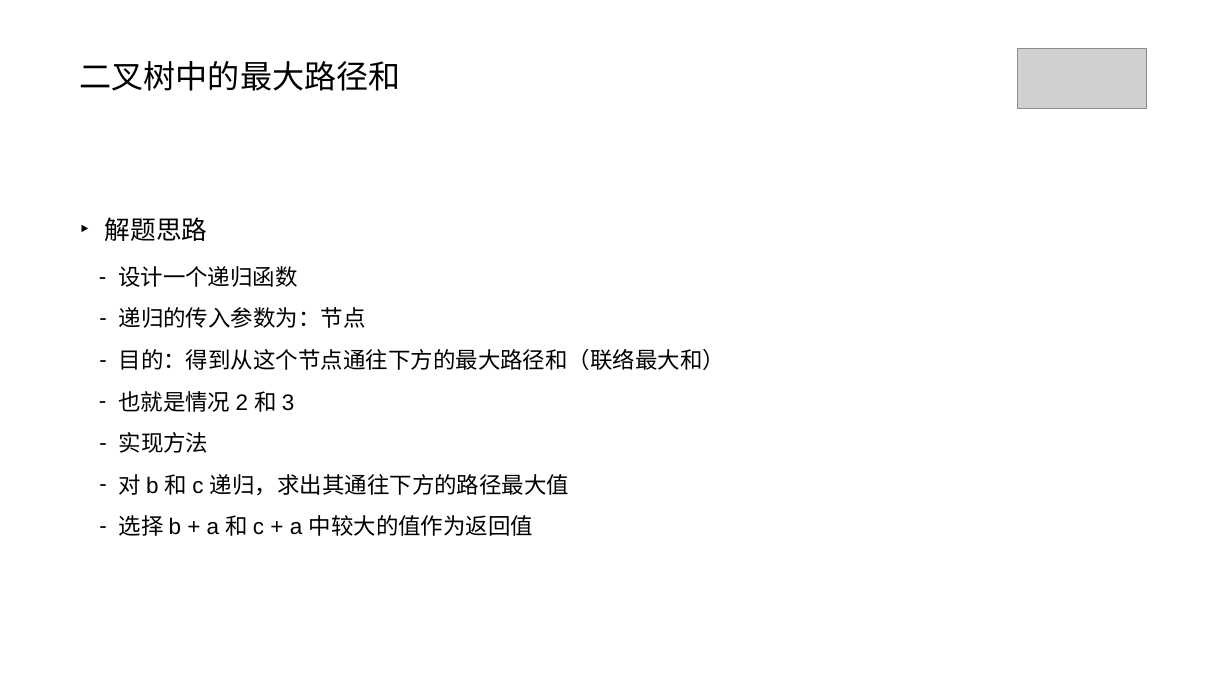
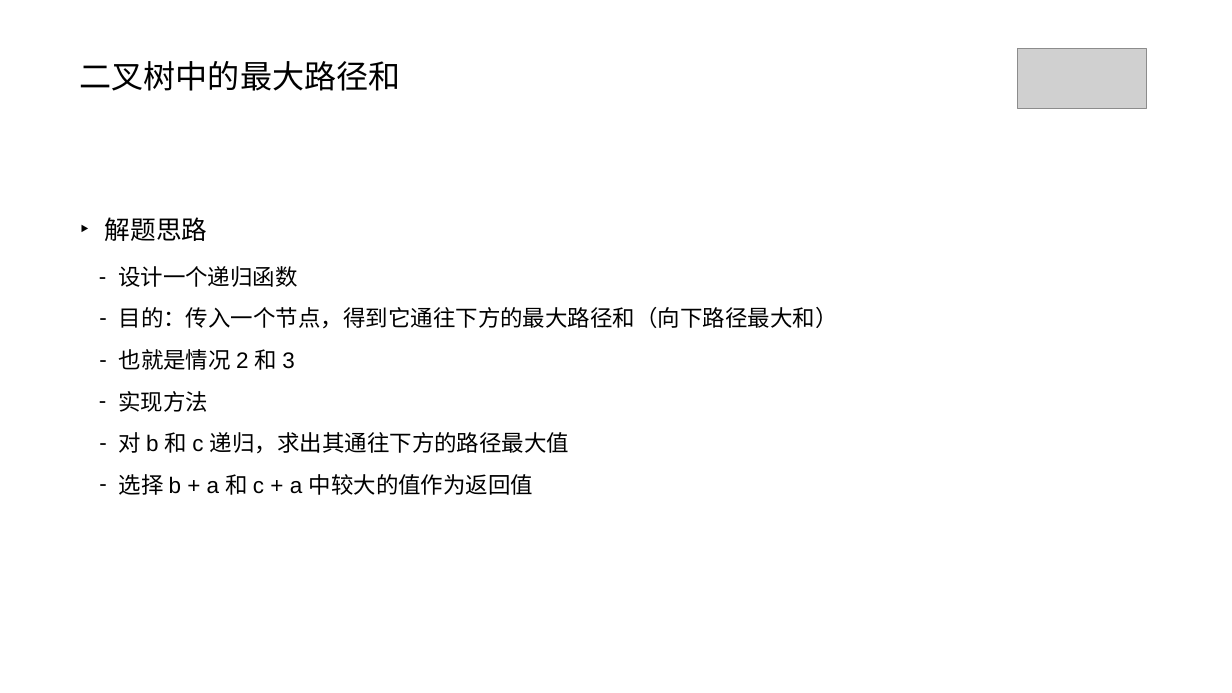
Before and after one commit to AhJo53589/leetcode-cn, a slide deck: slide 7 of problems/binary-tree-maximum-path-sum/124. binary-tree-maximum-path-sum.pptx. Drawn at 1232x693 pixels with LibreOffice and Linux fonts; fonts in the diff are those of the drawing; grey boxes stand for pictures. Boxes give left, top, right and bottom in pixels: in the first picture for what was removed or moved away, otherwise in the second. Text is boxed around its words. In the diff, an @@ line names an element or a change of style, - is before the commit and + after.

```diff
--- a/problems/binary-tree-maximum-path-sum/124. binary-tree-maximum-path-sum.pptx
+++ b/problems/binary-tree-maximum-path-sum/124. binary-tree-maximum-path-sum.pptx
@@ text at (x1=119, y1=307, x2=838, y2=329): text changed @@
-      – 递归的传入参数为：节点
+      – 目的：传入一个节点，得到它通往下方的最大路径和（向下路径最大和）
@@ 4 texts moved together from (x1=118, y1=391, x2=569, y2=536) to (x1=118, y1=349, x2=569, y2=495) @@
@@ text removed at (x1=119, y1=349, x2=726, y2=370) @@
-      – 目的：得到从这个节点通往下方的最大路径和（联络最大和）
```
Also in this commit, not shown: 2 other slides changed, 1 slide added, 19 other files.
